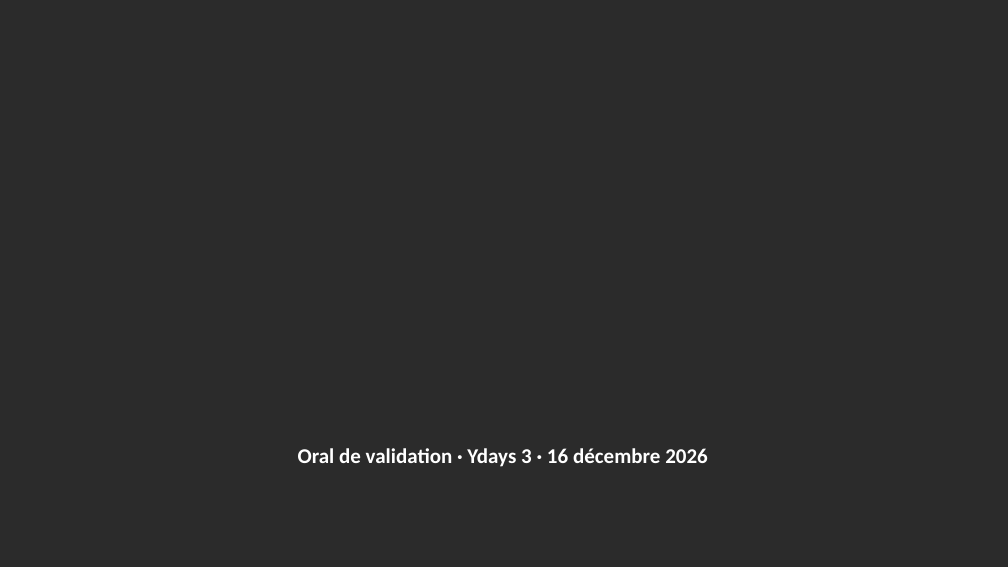
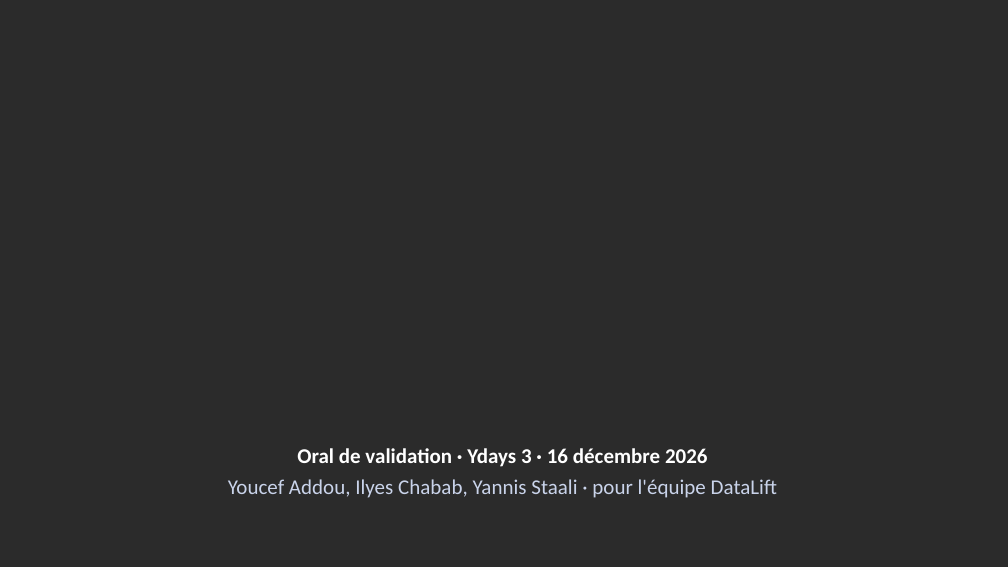
Before and after one commit to youcefaddou/datalift-modules, a slide deck: slide 1 of docs/oral/DataLift_oral_validation_16-12-2026.pptx. Drawn at 1008x567 pixels with LibreOffice and Linux fonts; fonts in the diff are those of the drawing; background and template pictures are left out; a plain dark background stands for a picture behind light text. Boxes give left, top, right and bottom in pixels: in the first picture for what was removed or moved away, otherwise in the second. Text is boxed around its words. In the diff, an @@ line names an element or a change of style, - is before the commit and + after.

```diff
--- a/docs/oral/DataLift_oral_validation_16-12-2026.pptx
+++ b/docs/oral/DataLift_oral_validation_16-12-2026.pptx
@@ text at [228,479,777,498]: paragraph added @@
+Youcef Addou, Ilyes Chabab, Yannis Staali · pour l'équipe DataLift
```
Also in this commit, not shown: 10 other slides changed, 2 slides added, 1 slide removed, 1 other file.
